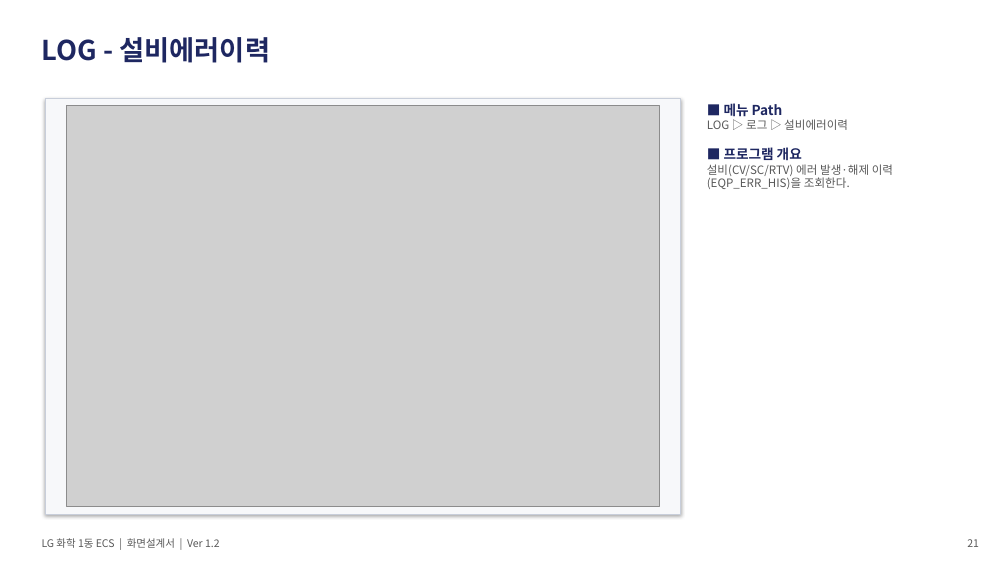
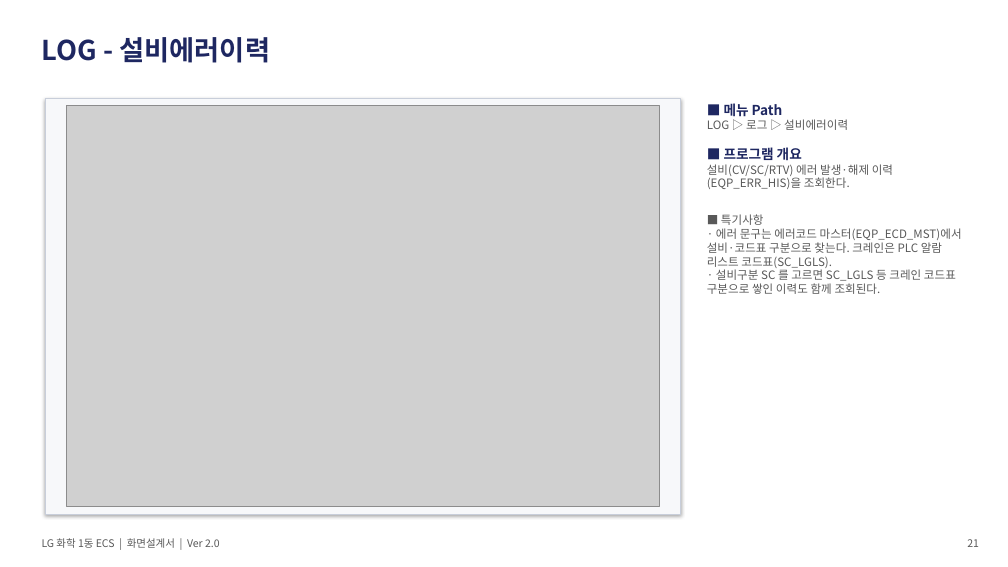
Before and after one commit to yeorijby-coder/LGLS_ALL, a slide deck: slide 21 of docs/산출물_20260921/06_ECS_화면설계서.pptx. Drawn at 1008x567 pixels with LibreOffice and Linux fonts; fonts in the diff are those of the drawing; grey boxes stand for pictures. Boxes give left, top, right and bottom in pixels: in the first picture for what was removed or moved away, otherwise in the second. Text is boxed around its words. In the diff, an @@ line names an element or a change of style, - is before the commit and + after.

```diff
--- a/docs/산출물_20260921/06_ECS_화면설계서.pptx
+++ b/docs/산출물_20260921/06_ECS_화면설계서.pptx
@@ text at bbox=[707, 214, 962, 294]: paragraphs added @@
+■ 특기사항
+· 에러 문구는 에러코드 마스터(EQP_ECD_MST)에서 설비·코드표 구분으로 찾는다. 크레인은 PLC 알람 리스트 코드표(SC_LGLS).
+· 설비구분 SC 를 고르면 SC_LGLS 등 크레인 코드표 구분으로 쌓인 이력도 함께 조회된다.
@@ text at bbox=[42, 538, 220, 548]: text changed @@
-LG 화학 1동 ECS | 화면설계서 | Ver 1.2
+LG 화학 1동 ECS | 화면설계서 | Ver 2.0
```
Also in this commit, not shown: 26 other slides changed, 10 other files.
